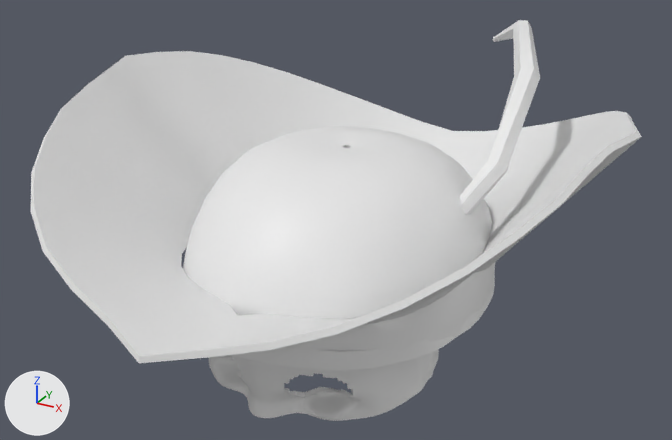
A saved change to the glTF model assets/models/creator/armor/Male_Armor_Carmesi_head.gltf.
Rendered twice from a camera (50 mm lens) standing at (0.295, -0.536, 2.057) and looking at (0.002, -0.003, 1.791). Lighting does not change. The marker at lower left points along +X, +Y and +Z. The picture after the commit comes second. Vertices at exactly the same position are counted once.

Names of what the first picture shows: 'Male_Armor_Carmesi_head'.
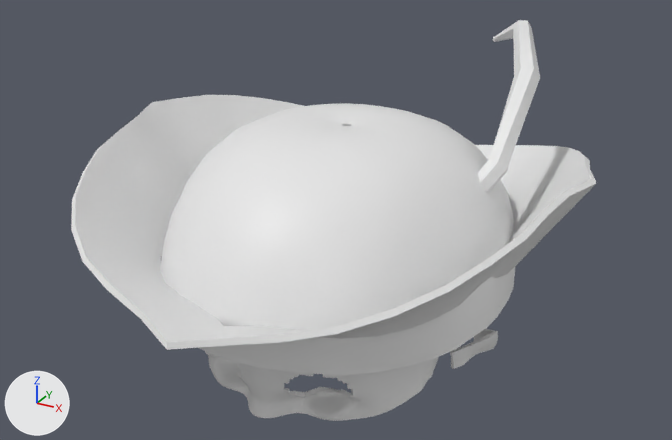
Location of each change, [x1, y1, x2, y2] in pixels of the pictures (672 x 440 px; the box of a moved part takes in the faces that stretch with it):
'Male_Armor_Carmesi_head', reshaped (14% narrower): before [31, 20, 642, 421]; after [71, 20, 596, 421]
part 1 of me_male_armor_carmesi_head, rebuilt (mostly hidden afterwards): before [233, 273, 495, 371]; after [199, 304, 506, 375]
part 2 of me_male_armor_carmesi_head, moved or reshaped: before [213, 127, 495, 348]; after [160, 103, 498, 370]

The change in detail:
me_male_armor_carmesi_head is used by ob_male_armor_carmesi_head; location (0.0, 0.0, 0.0).
me_male_armor_carmesi_head had 5862 vertices, 11716 faces and spanned x -0.199..0.199, y -0.216..0.218, z 1.687..1.914.
me_male_armor_carmesi_head now has 6222 vertices, 12432 faces and spans x -0.176..0.176, y -0.193..0.195, z 1.687..1.914.
me_male_armor_carmesi_head part 1: the loose piece of 246 vertices spanning x -0.107..0.107, y -0.126..0.14, z 1.73..1.757 is rebuilt with 246 vertices and now spans x -0.12..0.12, y -0.139..0.153, z 1.735..1.763.
me_male_armor_carmesi_head part 2: 876 vertices moved from x -0.199..0.199, y -0.216..0.218, z 1.733..1.882 to x -0.176..0.176, y -0.193..0.195, z 1.702..1.86; 266 vertices removed from x -0.105..0.104, y -0.124..0.138, z 1.733..1.844; 626 vertices added at x -0.121..0.119, y -0.123..0.153, z 1.702..1.859.
